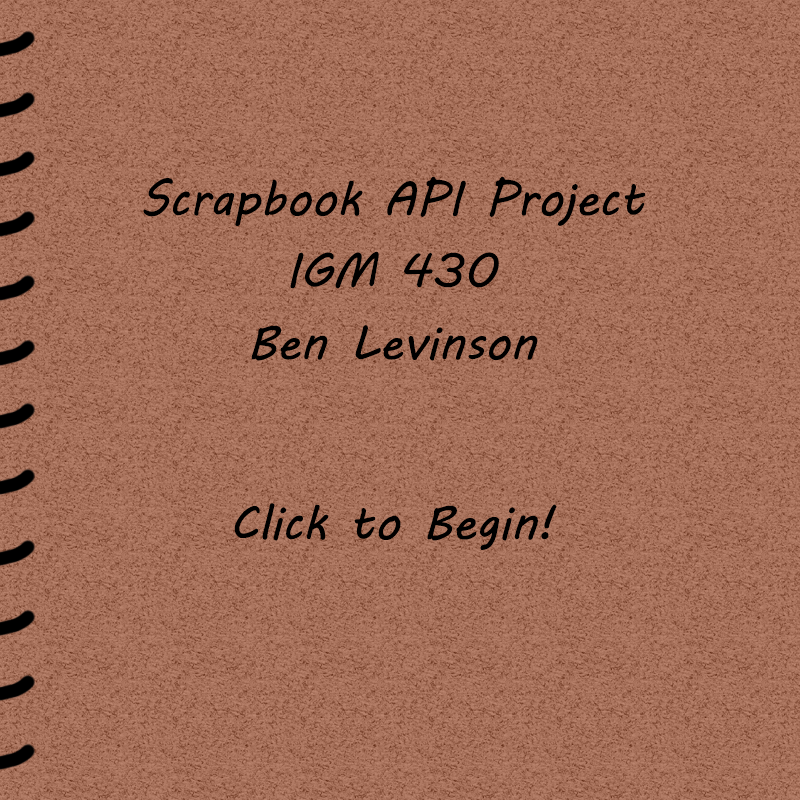
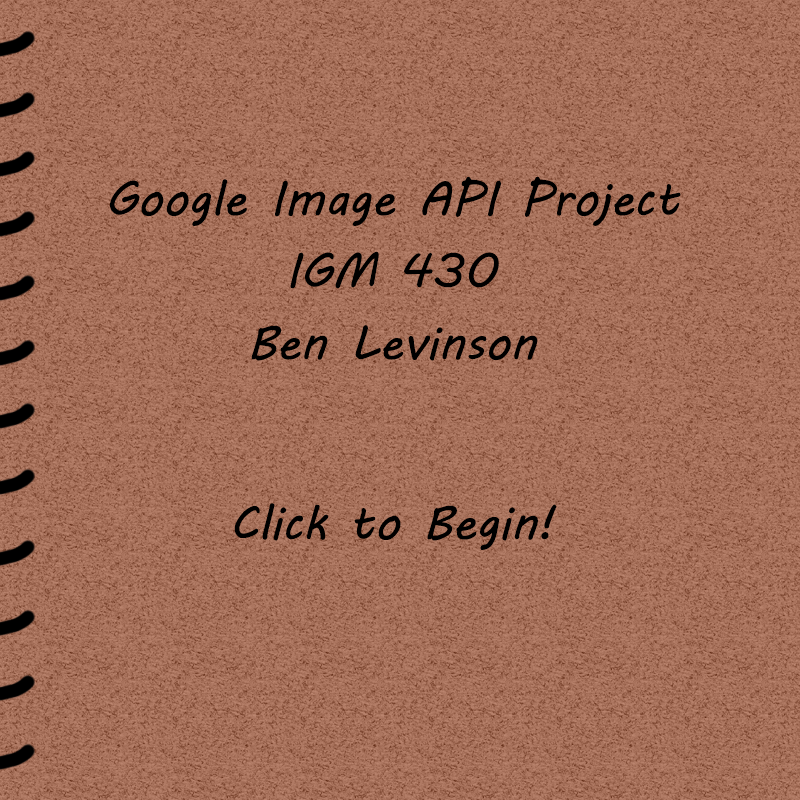
Two versions of the same layered image (800×800). Layer-by-layer changes:
renamed "Scrapbook API Project IGM 430 Ben Levinson Click to Begin" to "Google Image API Project IGM 430 Ben Levinson Click to Be", painted on it over [110, 176, 681, 226]
